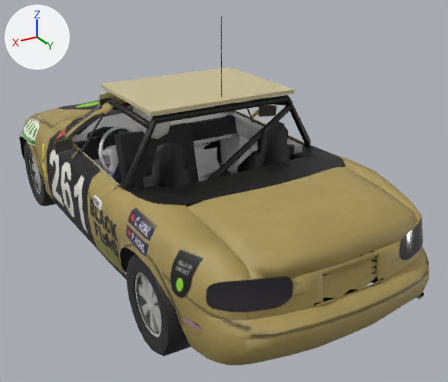
Renders of the glTF model public/cars/field/models/261.glb from each side of a commit.
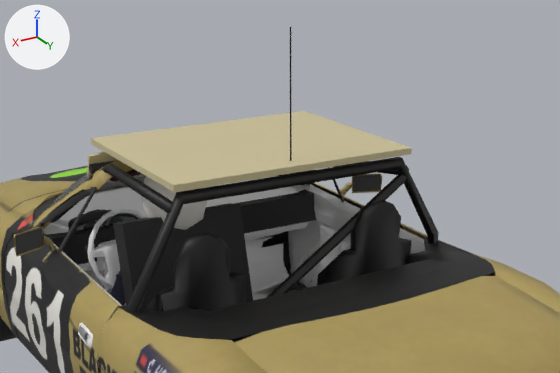
There are two pictures of each version: one whole from a camera (50 mm lens) standing at (1.92, 3.8, 2.19) and looking at (-0.2, 0.27, 0.43), one close up on the part from 10% to 86% of the width and 0% to 59% of the height. Every picture has the same lights, and +X, +Y and +Z are marked at upper left. The last two pictures show the newer version. Vertices at exactly the same position are counted once.

The scene before the commit, as lines of its bpy script (objects in view):
```python
me_body_mesh = bpy.data.meshes.new('body_mesh')
me_body_mesh.from_pydata(...)  # 7638 vertices, 8540 faces; spans x -0.89..0.89, y -2.04..1.92, z 0.16..1.72
# faces by material slot: [8400, 140]
me_body_mesh.materials.append(mat_car261_livery)  # picture img_livery
me_body_mesh.materials.append(mat_car261_glass)  # dark blue #232c33
ob_body = bpy.data.objects.new('body', me_body_mesh)
ob_body.location = (0.0, 0.0, -0.02)
```
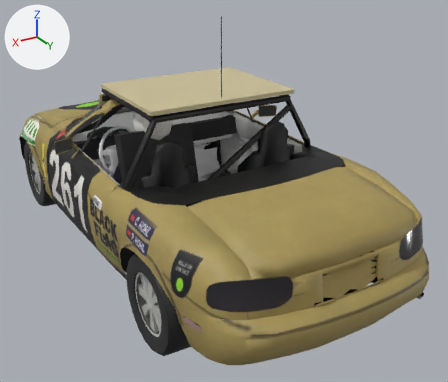
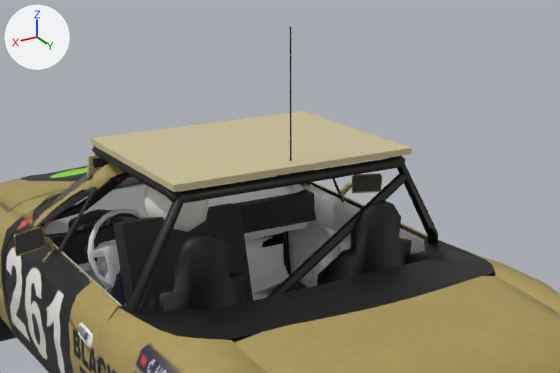
Boxes (x1, y1, x2, y2) around the edits, measured in the close-ups (560 x 373 px; the box of a moved part takes in the faces that stretch with it):
part 1 of me_body_mesh, added
    after: (93, 158, 109, 168)
part 2 of me_body_mesh, moved or reshaped
    before: (141, 177, 207, 230)
    after: (144, 185, 209, 232)
part 3 of me_body_mesh, rebuilt
    before: (51, 163, 173, 223)
    after: (38, 146, 178, 221)
part 4 of me_body_mesh, moved or reshaped
    before: (78, 157, 439, 341)
    after: (78, 156, 438, 341)

What changed in the scene script:
```text
Change me_body_mesh:
    used by ob_body; location = (0.0, 0.0, -0.02)
    remove me_body_mesh.from_pydata(...)  # 7638 vertices, 8540 faces; spans x -0.89..0.89, y -2.04..1.92, z 0.16..1.72
    add me_body_mesh.from_pydata(...)  # 7648 vertices, 8560 faces; spans x -0.89..0.89, y -2.04..1.92, z 0.16..1.72
    me_body_mesh part 1: a new loose piece, a 6-sided cylinder along x spanning x -0.514..0.513, y -0.163..-0.122, z 1.112..1.148, in mat_car261_livery (picture img_livery)
    me_body_mesh part 2: the loose piece of 42 vertices spanning x 0.2..0.46, y 0.08..0.38, z 0.91..1.19 is moved by (-0.01, 0.0, -0.01)
    me_body_mesh part 3: the loose piece of 24 vertices spanning x 0.46..0.68, y -0.61..0.61, z 0.28..1.15 is rebuilt with 35 vertices and now spans x 0.31..0.69, y -0.63..0.61, z 0.29..1.2
    me_body_mesh part 4
    51 vertices are removed from x -0.7..0.7, y -0.63..0.63, z 0.29..1.17
    217 faces are deleted
    3 vertices in x -0.68..0.47, y 0.62, z 0.84..1.15 move by (0.0, 0.01, 0.0)
    25 vertices move from x -0.7..0.81, y -0.6..0.62, z 0.45..1.19 to x -0.7..0.81, y -0.6..0.63, z 0.45..1.18
    38 vertices are added at x -0.7..0.69, y -0.63..0.63, z 0.29..1.2
    195 new faces join them, mat_car261_livery (picture img_livery)
    other edits to the shape of me_body_mesh do not show in these pictures
```
